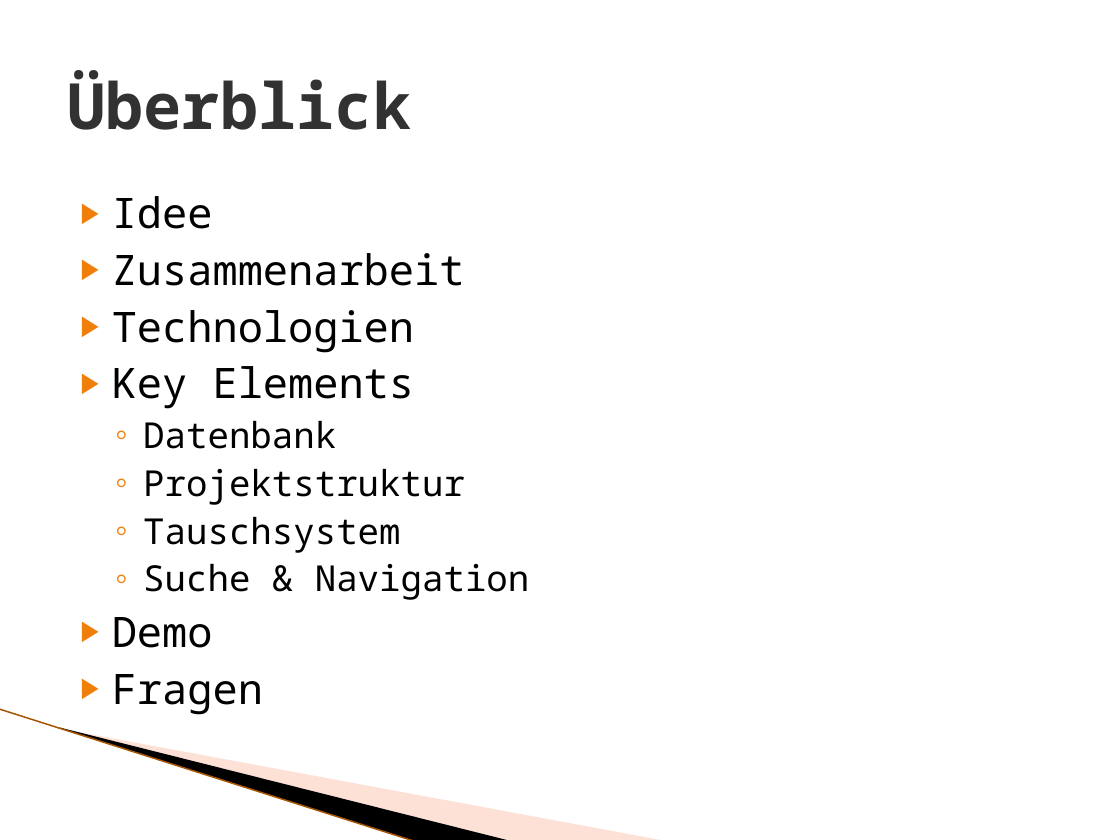
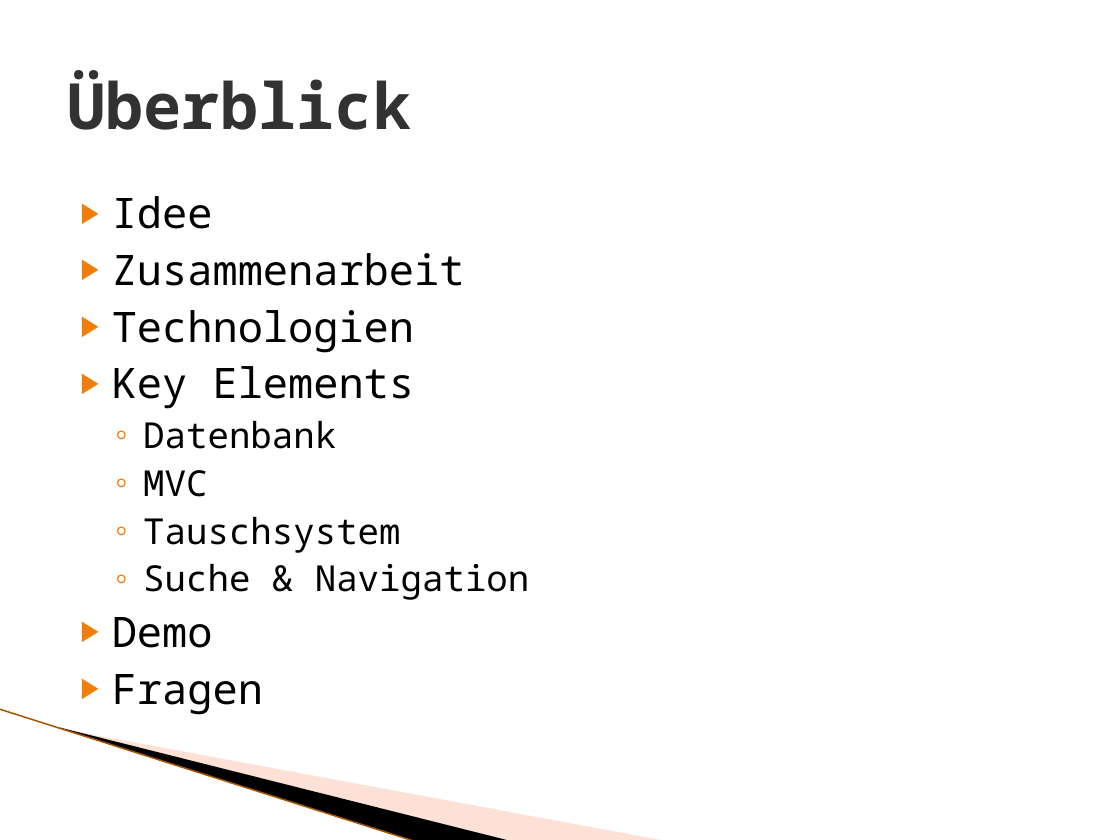
Before and after one commit to pvbergen/ch.bfh.bti7054.w2014.p.ShareShop, a slide deck: slide 2 of doc/sharely Präsentation.pptx. Drawn at 1120x840 pixels with LibreOffice and Linux fonts; fonts in the diff are those of the drawing; background and template pictures are left out. Boxes give left, top, right and bottom in pixels: in the first picture for what was removed or moved away, otherwise in the second. Text is boxed around its words. In the diff, an @@ line names an element or a change of style, - is before the commit and + after.

```diff
--- a/doc/sharely Präsentation.pptx
+++ b/doc/sharely Präsentation.pptx
@@ text at (x1=143, y1=470, x2=207, y2=497): text changed @@
-  ◦ Projektstruktur
+  ◦ MVC
```
Also in this commit, not shown: 1 other slide changed.
